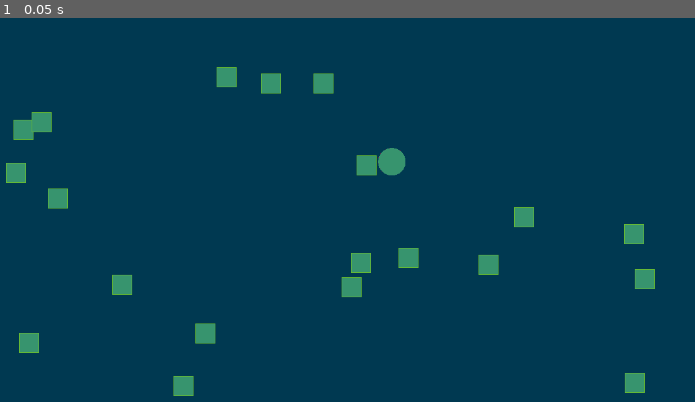
Above: before the commit, frame 1.
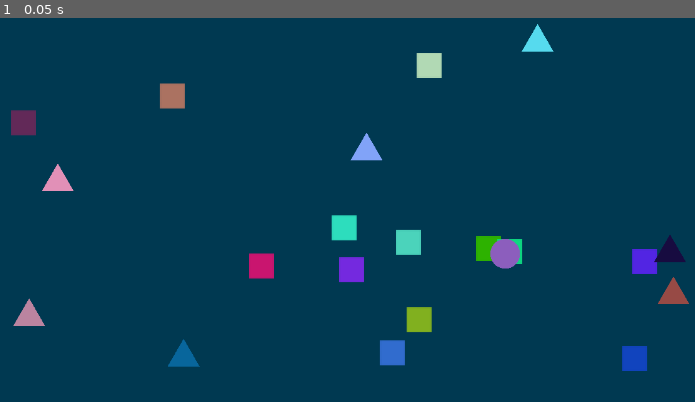
Above: after the commit, the same moment.

Repository: GDAC-at-Davis/GDAC-minigame-framework
Game: Godot game, scene res://minigames/circle_clicker/circle_clicker.tscn
The game is run twice, just before and just after one commit, with the same random seed, the same clock (stepped at 60 frames per second) and the same inputs. This scene is started directly instead of the project's main scene.
Inputs:
- Up to frame 1 (0.05 s): no input

The runs differ from the first frame. In frame 1, 7.2% of the frame differs, in the area x 0-100%, y 1-99%.
Error in both runs: Invalid assignment of property or key 'max_value' with value of type 'float' on a base object of type 'Nil'. (res://scripts/minigame_manager.gd:156)

Commit message:
Added sfx and a new shape

Diff:
--- a/MinigameFramework/minigames/circle_clicker/circle.tscn
+++ b/MinigameFramework/minigames/circle_clicker/circle.tscn
@@ -4,14 +4,14 @@
 [ext_resource type="Script" uid="uid://bpc87bii6dkvw" path="res://minigames/circle_clicker/circle.gd" id="1_w5fi4"]
 
 [sub_resource type="CircleShape2D" id="CircleShape2D_w5fi4"]
-radius = 34.058773
+radius = 24.020824
 
 [node name="Circle" type="Area2D"]
 script = ExtResource("1_w5fi4")
 
 [node name="Sprite2D" type="Sprite2D" parent="."]
 position = Vector2(0, 15)
-scale = Vector2(0.08, 0.08)
+scale = Vector2(0.04, 0.04)
 texture = ExtResource("1_kmya2")
 
 [node name="CollisionShape2D" type="CollisionShape2D" parent="."]
--- a/MinigameFramework/minigames/circle_clicker/circle_clicker.tscn
+++ b/MinigameFramework/minigames/circle_clicker/circle_clicker.tscn
@@ -1,6 +1,8 @@
-[gd_scene load_steps=4 format=3 uid="uid://dcd21bs3nleg6"]
+[gd_scene load_steps=6 format=3 uid="uid://dcd21bs3nleg6"]
 
 [ext_resource type="Script" uid="uid://f0q836s8dgbo" path="res://minigames/circle_clicker/circle_minigame.gd" id="1_bgwjo"]
+[ext_resource type="AudioStream" uid="uid://o7jb1786jxdq" path="res://resources/sound/win.wav" id="2_fscgf"]
+[ext_resource type="AudioStream" uid="uid://nuipfcqij1du" path="res://resources/sound/click sound.mp3" id="3_nne2d"]
 
 [sub_resource type="Gradient" id="Gradient_tqulc"]
 offsets = PackedFloat32Array(0)
@@ -18,3 +20,10 @@
 offset_bottom = 720.0
 mouse_filter = 2
 texture = SubResource("GradientTexture1D_w47aj")
+
+[node name="sfx_circle" type="AudioStreamPlayer" parent="."]
+stream = ExtResource("2_fscgf")
+
+[node name="sfx_square" type="AudioStreamPlayer" parent="sfx_circle"]
+stream = ExtResource("3_nne2d")
+volume_db = -10.0
--- a/MinigameFramework/minigames/circle_clicker/circle_minigame.gd
+++ b/MinigameFramework/minigames/circle_clicker/circle_minigame.gd
@@ -1,9 +1,11 @@
 extends Minigame
+@onready var sfx_square: AudioStreamPlayer = $sfx_circle/sfx_square
+@onready var sfx_circle: AudioStreamPlayer = $sfx_circle
 
 # Preload scenes
 var circle_scene: PackedScene = preload("res://minigames/circle_clicker/circle.tscn")
 var square_scene: PackedScene = preload("res://minigames/circle_clicker/square.tscn")
-
+var triangle_scene: PackedScene = preload("res://minigames/circle_clicker/triangle.tscn")
 # Game State
 var circles_popped: int = 0
 var total_circles: int = 0
@@ -22,39 +24,43 @@
 
 	for i in range(object_count):
 		spawn_shape()
-		#
-	## If RNG gave us 0 circles, spawn at least one so the game is playable
-	#if total_circles == 0:
+
 	spawn_single_circle()
 
 func spawn_shape():
 	var shape: Area2D
 	var screen_size = get_viewport().get_visible_rect().size
 
+
 	## 50% chance for triangle or square
 	if randf() > 0.5:
 		shape = square_scene.instantiate()
+		shape.modulate = Color(randf(), randf(), randf())
 		#total_circles += 1 # Count the circle!
 	else:
-		shape = square_scene.instantiate()
+		shape = triangle_scene.instantiate()
+		shape.modulate = Color(randf(), randf(), randf())
+
 
 	add_child(shape)
 	# Random position with padding so they don't spawn on the edge
 	shape.global_position = Vector2(
 		randf_range(60, screen_size.x - 60),
-		randf_range(60, screen_size.y - 60)
+		randf_range(60, screen_size.y - 100)
 	)
 
 func spawn_single_circle():
 	var shape = circle_scene.instantiate()
+	shape.modulate = Color(randf(), randf(), randf())
 	total_circles += 1
 	add_child(shape)
 	var screen_size = get_viewport().get_visible_rect().size
 	shape.global_position = Vector2(randf_range(60, screen_size.x - 60),
-		randf_range(60, screen_size.y - 60))
+		randf_range(60, screen_size.y - 100))
 
 # Called by circle.gd
 func circle_clicked():
+	sfx_circle.play()
 	circles_popped += 1
 	# Check win condition
 	if circles_popped >= total_circles:
@@ -62,9 +68,12 @@
 
 # Called by square.gd
 func square_clicked():
-	# Force the minigame to end/fail if a square is hit
-	# If you don't have a lose() function, we can just print for now
+	sfx_square.play()
 	print("Hit a square!")
+
+func trig_clicked():
+	sfx_square.play()
+	print("Hit a triangle!")
 
 func win():
 	super() # Call the parent win function
--- a/MinigameFramework/minigames/circle_clicker/square.tscn
+++ b/MinigameFramework/minigames/circle_clicker/square.tscn
@@ -1,17 +1,18 @@
 [gd_scene load_steps=4 format=3 uid="uid://bf6qp3ajmfgdc"]
 
 [ext_resource type="Script" uid="uid://cbogitqxuh8mw" path="res://minigames/circle_clicker/square.gd" id="1_wqa4o"]
-[ext_resource type="Texture2D" uid="uid://bndw2son6gmwh" path="res://assets/collider_environment/Walkable.png" id="2_yhwq1"]
+[ext_resource type="Texture2D" uid="uid://ci0gvx4d5068" path="res://minigames/circle_clicker/square.png" id="2_wqa4o"]
 
 [sub_resource type="RectangleShape2D" id="RectangleShape2D_cofgl"]
-size = Vector2(34, 34)
+size = Vector2(42, 42)
 
 [node name="Square" type="Area2D"]
 script = ExtResource("1_wqa4o")
 
 [node name="Sprite2D" type="Sprite2D" parent="."]
 position = Vector2(0, 15)
-texture = ExtResource("2_yhwq1")
+scale = Vector2(2.5, 2.5)
+texture = ExtResource("2_wqa4o")
 
 [node name="CollisionShape2D" type="CollisionShape2D" parent="."]
 position = Vector2(0, 15)
--- /dev/null
+++ b/MinigameFramework/minigames/circle_clicker/triangle.gd
@@ -0,0 +1,15 @@
+extends Area2D
+
+var _mouse_entered: bool = false
+
+func _mouse_enter():
+	_mouse_entered = true
+
+func _mouse_exit():
+	_mouse_entered = false
+
+func _process(delta):
+	if Input.is_action_just_pressed("primary") and _mouse_entered:
+		# Call the failure function in the main minigame script
+		get_parent().trig_clicked()
+		queue_free()
--- /dev/null
+++ b/MinigameFramework/minigames/circle_clicker/triangle.tscn
@@ -0,0 +1,14 @@
+[gd_scene load_steps=3 format=3 uid="uid://b4u6t6lb46h1m"]
+
+[ext_resource type="Script" uid="uid://8gmk8tvcs2gi" path="res://minigames/circle_clicker/triangle.gd" id="1_f5krt"]
+[ext_resource type="Texture2D" uid="uid://bb81vo25lgajq" path="res://minigames/circle_clicker/triangle.png" id="2_7bu1n"]
+
+[node name="Triangle" type="Area2D"]
+script = ExtResource("1_f5krt")
+
+[node name="Sprite2D" type="Sprite2D" parent="."]
+scale = Vector2(0.1, 0.1)
+texture = ExtResource("2_7bu1n")
+
+[node name="CollisionPolygon2D" type="CollisionPolygon2D" parent="."]
+polygon = PackedVector2Array(0, -22, -26, 23, 26, 22)
Binary file changed: MinigameFramework/minigames/circle_clicker/circle.png
Binary file added: MinigameFramework/minigames/circle_clicker/square.png
Not shown, added: MinigameFramework/minigames/circle_clicker/square.png.import
Not shown, added: MinigameFramework/minigames/circle_clicker/triangle.gd.uid
Binary file added: MinigameFramework/minigames/circle_clicker/triangle.png
Not shown, added: MinigameFramework/minigames/circle_clicker/triangle.png.import
Not shown, added: MinigameFramework/resources/sound/click sound.mp3.import
Not shown, added: MinigameFramework/resources/sound/win.wav.import
Not shown, added: MinigameFramework/resources/sound/click sound.mp3
Not shown, added: MinigameFramework/resources/sound/win.wav
